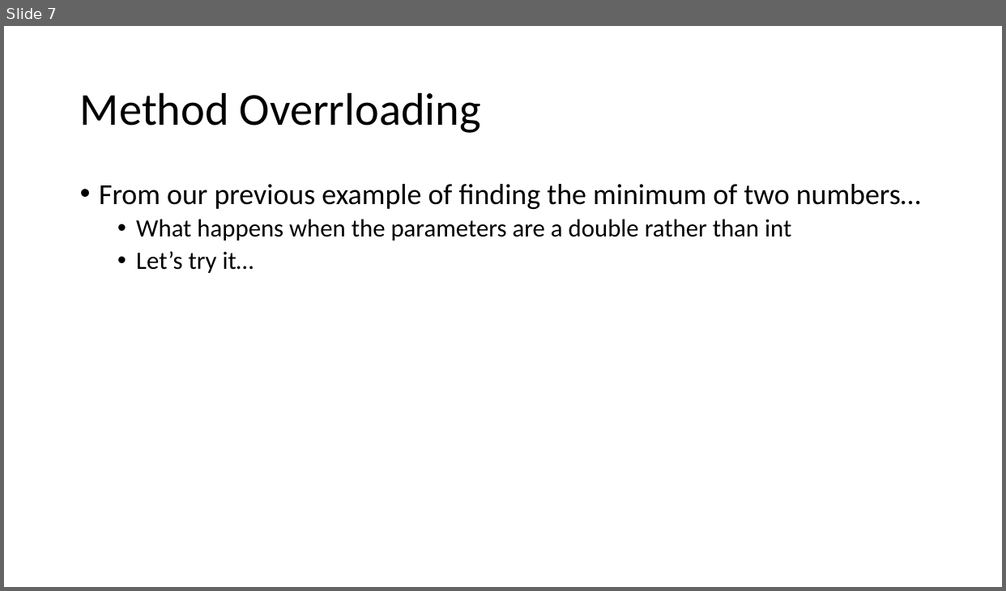
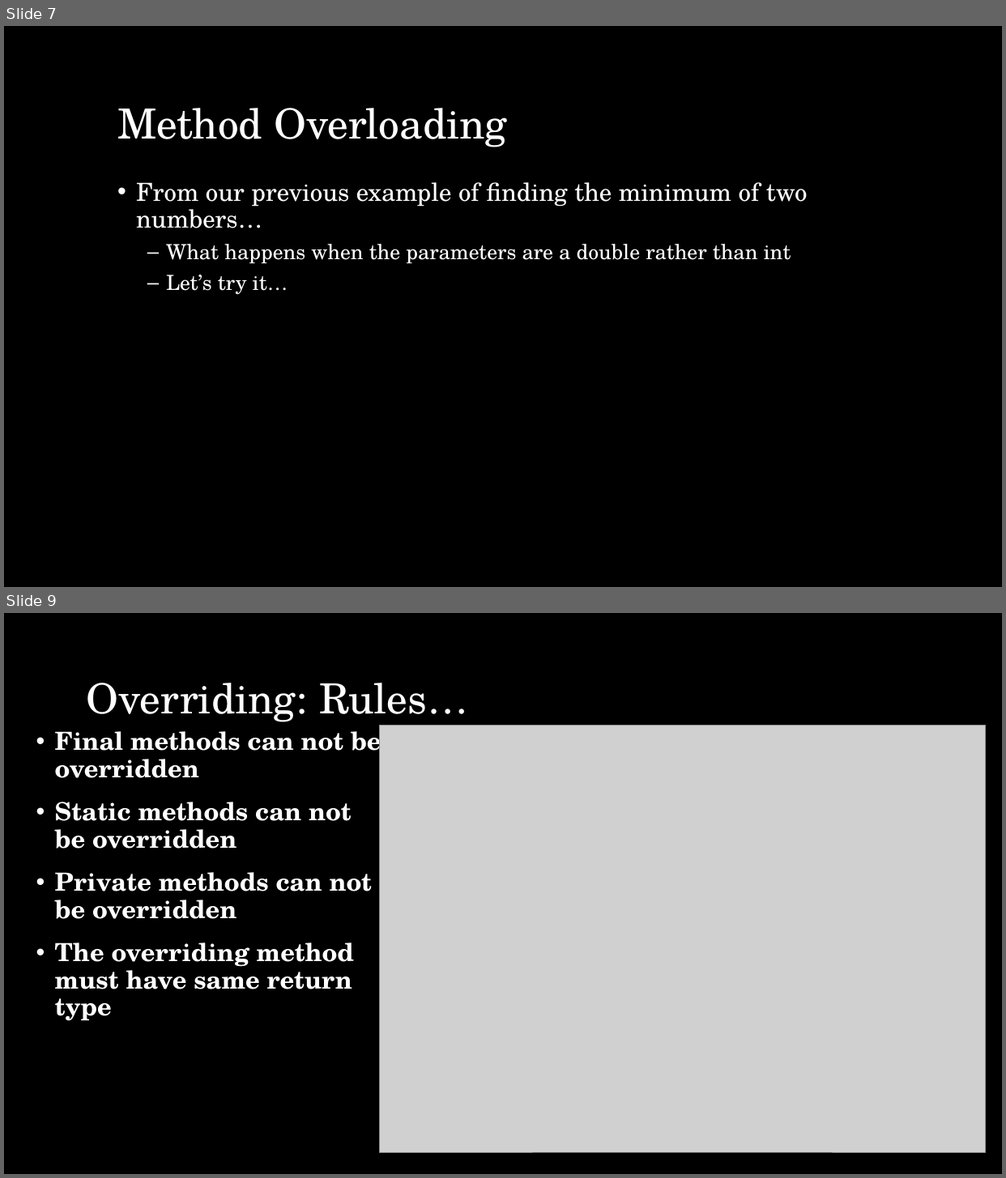
Before and after one commit to Mechanical-Advantage/Training2018, a slide deck: doc/java/slides/week5.pptx. Shown one above the other, each under a label of ours: slide 7 before the commit, slides 7 and 9 after it; the slides between them are not shown. The pictures are 1006x591 and 1006x1178 pixels, drawn with LibreOffice and Linux fonts; fonts in the diff are those of the drawing; grey boxes stand for pictures; background and template pictures are left out. Boxes give left, top, right and bottom in pixels: in the first picture for what was removed or moved away, otherwise in the second. Text is boxed around its words. In the diff, an @@ line names an element or a change of style, - is before the commit and + after.

```diff
--- a/doc/java/slides/week5.pptx
+++ b/doc/java/slides/week5.pptx
@@ slide 9 added at (4, 613, 1002, 1174), background picture (left out) @@
@@ title added at (87, 683, 469, 726), 40 pt, text #FFFFFF @@
+Overriding: Rules…
@@ text added at (55, 725, 381, 1021), 24 pt, text #FFFFFF, bold @@
+• Final methods can not be overridden
+• Static methods can not be overridden
+• Private methods can not be overridden
+• The overriding method must have same return type
@@ picture added at (379, 726, 986, 1152) @@
@@ slide 7 changed as well @@
@@ background #FFFFFF to picture (left out) @@
@@ title "Method Overloading" at (117, 108, 507, 148): vertical alignment middle to bottom @@
@@ title at (117, 108, 507, 148): text changed; size 44 to 40 pt; font Calibri to TeX Gyre Schola; text colour #000000 to #FFFFFF @@
-Method Overrloading
+Method Overloading
@@ text "From our previous example of ...": place and size @@
-text "From our previous example of ..." at (99, 184, 921, 273)
+text "From our previous example of ..." at (136, 182, 808, 295)
@@ text "From our previous example of ..." at (136, 182, 808, 295): size 28 to 24 pt in "From our previous example of finding the ..."; font Calibri to TeX Gyre Schola, text colour #000000 to #FFFFFF; size 24 to 20 pt in "What happens when the parameters are a ...", "Let’s try it…"; more space between paragraphs; bullet • to – @@
```
Also in this commit, not shown: 5 other slides changed, 7 other slides added, 1 slide removed, 6 other files.
